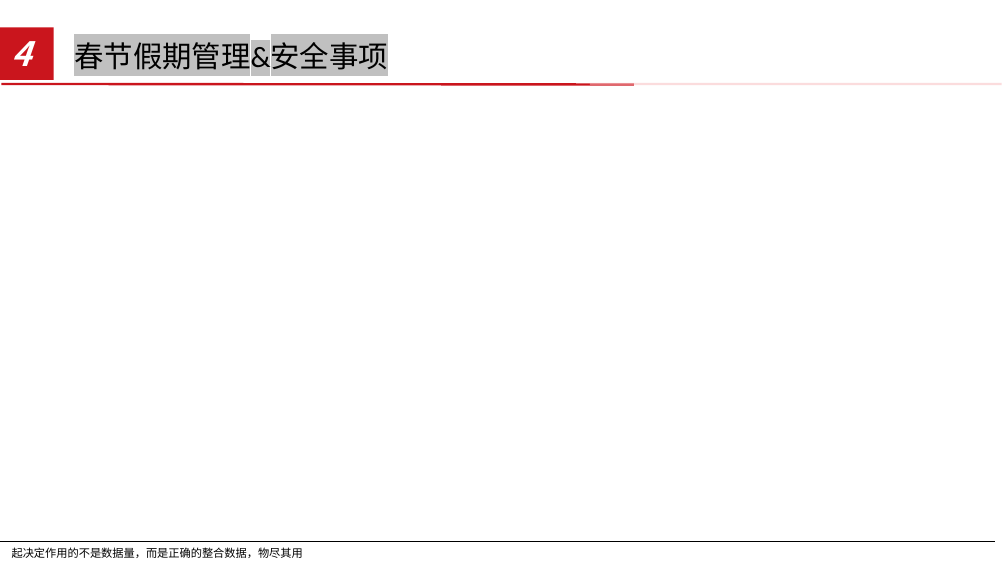
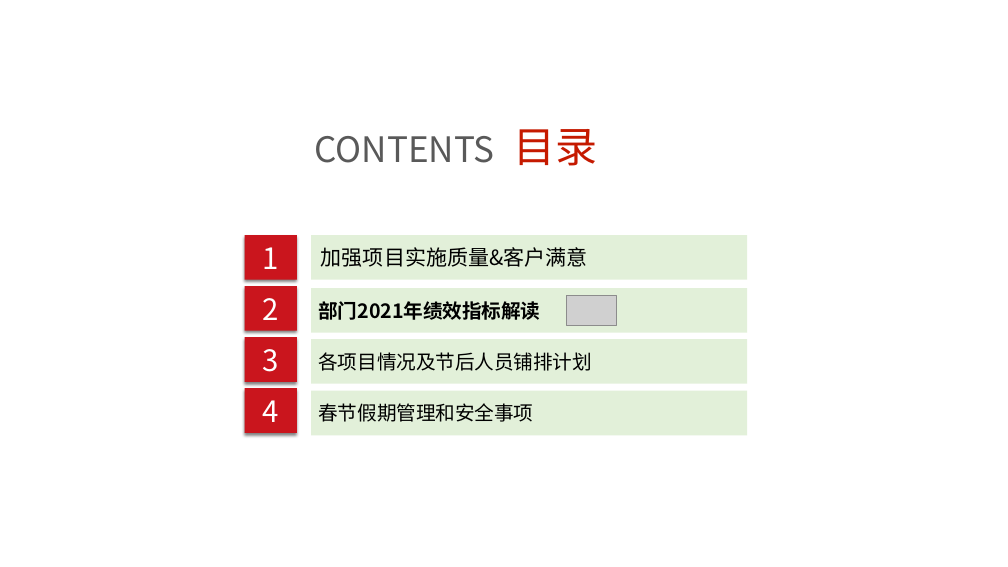
Before and after one commit to kuangxiaocheng/3y, a slide deck: slide 4 of 2021-01部门例会.pptx (slide 12 before the commit). Drawn at 1008x567 pixels with LibreOffice and Linux fonts; fonts in the diff are those of the drawing; grey boxes stand for pictures; background and template pictures are left out. Boxes give left, top, right and bottom in pixels: in the first picture for what was removed or moved away, otherwise in the second. Text is boxed around its words. In the diff, an @@ line names an element or a change of style, - is before the commit and + after.

```diff
--- a/2021-01部门例会.pptx
+++ b/2021-01部门例会.pptx
@@ rounded rectangle removed at (x1=0, y1=27, x2=54, y2=80) @@
@@ line removed from (2, 84) to (634, 85) @@
@@ line removed from (590, 84) to (1002, 84) @@
@@ text added at (x1=315, y1=129, x2=597, y2=166), 33.4 pt, text #595959 @@
+CONTENTS 目录
@@ rectangle added at (x1=244, y1=235, x2=296, y2=280), fill #CA151D, 28 pt, text #FFFFFF @@
+1
@@ rectangle added at (x1=311, y1=235, x2=747, y2=280), fill #E2F0D9, 20 pt, text #000000 @@
+加强项目实施质量&客户满意
@@ rectangle added at (x1=244, y1=287, x2=296, y2=331), fill #CA151D, 28 pt, text #FFFFFF @@
+2
@@ rectangle added at (x1=311, y1=288, x2=747, y2=333), fill #E2F0D9, 18.6 pt, text #000000, bold @@
+部门2021年绩效指标解读
@@ picture added at (x1=566, y1=296, x2=617, y2=326) @@
@@ rectangle added at (x1=244, y1=337, x2=296, y2=382), fill #CA151D, 28 pt, text #FFFFFF @@
+3
@@ rectangle added at (x1=311, y1=340, x2=747, y2=384), fill #E2F0D9, 18.6 pt, text #000000 @@
+各项目情况及节后人员铺排计划
@@ rectangle "4" resized from (x1=11, y1=41, x2=31, y2=66) to (x1=244, y1=389, x2=296, y2=433) @@
@@ rectangle "4" at (x1=244, y1=389, x2=296, y2=433): size 32 to 28 pt, bold off, italic off; alignment left to centre; vertical alignment top to middle; fill none to #CA151D; shadow on @@
@@ rectangle "春节假期管理和安全事项" resized from (x1=74, y1=38, x2=388, y2=76) to (x1=311, y1=391, x2=747, y2=436) @@
@@ rectangle "春节假期管理和安全事项" at (x1=311, y1=391, x2=747, y2=436): vertical alignment top to middle; fill none to #E2F0D9 @@
@@ text in rectangle at (x1=318, y1=403, x2=533, y2=422): text changed; size 28 to 18.6 pt; font Calibri to Noto Sans CJK SC @@
-春节假期管理&安全事项
+春节假期管理和安全事项
@@ line removed from (0, 541) to (996, 541) @@
@@ text removed at (x1=12, y1=547, x2=303, y2=558) @@
-起决定作用的不是数据量，而是正确的整合数据，物尽其用
```
Also in this commit, not shown: 7 other slides changed, 3 slides removed.
